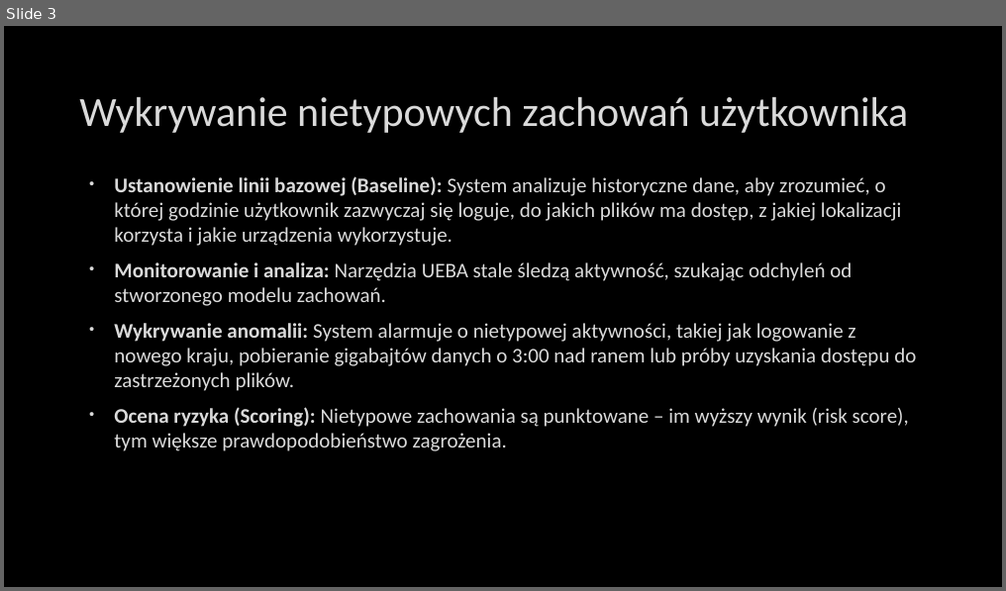
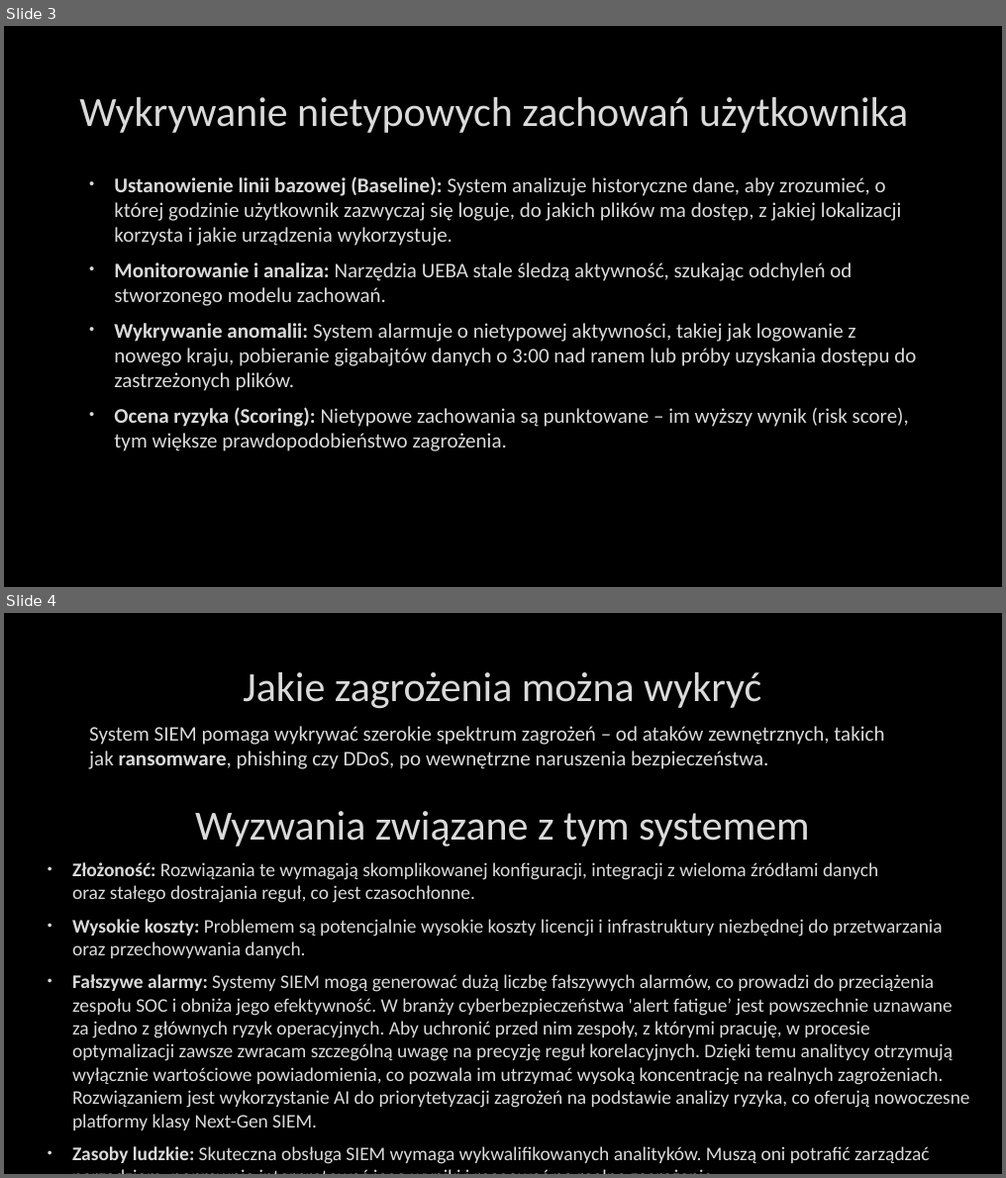
Before and after one commit to mikolajbanaszak/Projekt-Szkolny, a slide deck: System logów bezpieczeństwa.pptx. Shown one above the other, each under a label of ours: slide 3 before the commit, slides 3 and 4 after it. The pictures are 1006x591 and 1006x1178 pixels, drawn with LibreOffice and Linux fonts; fonts in the diff are those of the drawing; background and template pictures are left out. Boxes give left, top, right and bottom in pixels: in the first picture for what was removed or moved away, otherwise in the second. Text is boxed around its words. In the diff, an @@ line names an element or a change of style, - is before the commit and + after.

Commit message:
Prezentajca update

```diff
--- a/System logów bezpieczeństwa.pptx
+++ b/System logów bezpieczeństwa.pptx
@@ slide 4 added at bbox=[4, 613, 1002, 1174], background picture (left out) @@
@@ title added at bbox=[243, 672, 761, 709], 40 pt, text #DADADA @@
+Jakie zagrożenia można wykryć
@@ text added at bbox=[89, 726, 884, 769], 20 pt, text #DADADA @@
+System SIEM pomaga wykrywać szerokie spektrum zagrożeń – od ataków zewnętrznych, takich jak ransomware, phishing czy DDoS, po wewnętrzne naruszenia bezpieczeństwa.
@@ text added at bbox=[195, 811, 810, 847], 40 pt, text #DADADA @@
+Wyzwania związane z tym systemem
@@ text added at bbox=[72, 862, 970, 1164], 18.5 pt, text #DADADA @@
+• Złożoność: Rozwiązania te wymagają skomplikowanej konfiguracji, integracji z wieloma źródłami danych oraz stałego dostrajania reguł, co jest czasochłonne.
+• Wysokie koszty: Problemem są potencjalnie wysokie koszty licencji i infrastruktury niezbędnej do przetwarzania oraz przechowywania danych.
+• Fałszywe alarmy: Systemy SIEM mogą generować dużą liczbę fałszywych alarmów, co prowadzi do przeciążenia zespołu SOC i obniża jego efektywność. W branży cyberbezpieczeństwa 'alert fatigue’ jest powszechnie uznawane za jedno z głównych ryzyk operacyjnych. Aby uchronić przed nim zespoły, z którymi pracuję, w procesie optymalizacji zawsze zwracam szczególną uwagę na precyzję reguł korelacyjnych. Dzięki temu analitycy otrzymują wyłącznie wartościowe powiadomienia, co pozwala im utrzymać wysoką koncentrację na realnych zagrożeniach. Rozwiązaniem jest wykorzystanie AI do priorytetyzacji zagrożeń na podstawie analizy ryzyka, co oferują nowoczesne platformy klasy Next-Gen SIEM.
+• Zasoby ludzkie: Skuteczna obsługa SIEM wymaga wykwalifikowanych analityków. Muszą oni potrafić zarządzać narzędziem, poprawnie interpretować jego wyniki i reagować na realne zagrożenia.
```
